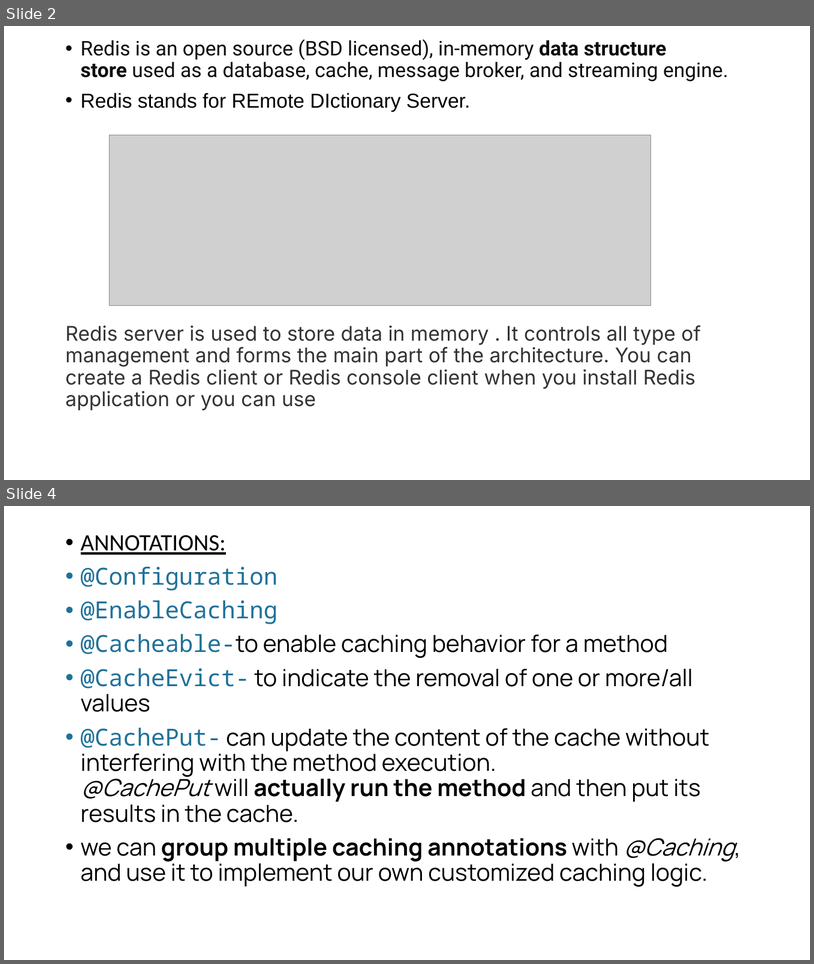
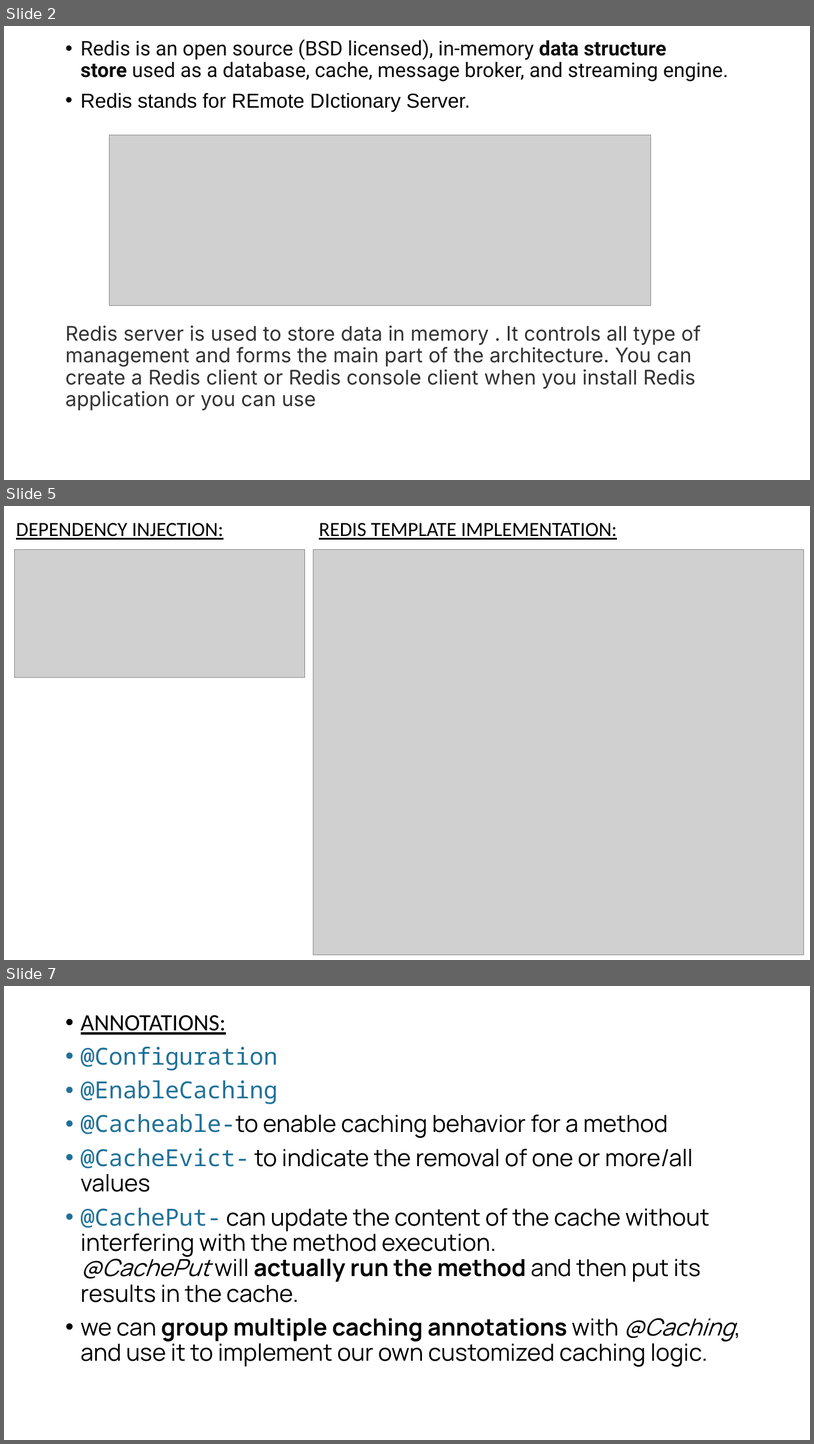
Before and after one commit to vishnuvishal-11/Vishnuvishal, a slide deck: Presentations/REDIS CACHE.pptx. Shown one above the other, each under a label of ours: slides 2 and 4 before the commit, slides 2, 5 and 7 after it; the slides between them are not shown. The pictures are 814x964 and 814x1444 pixels, drawn with LibreOffice and Linux fonts; fonts in the diff are those of the drawing; grey boxes stand for pictures. Boxes give left, top, right and bottom in pixels: in the first picture for what was removed or moved away, otherwise in the second. Text is boxed around its words. In the diff, an @@ line names an element or a change of style, - is before the commit and + after.

```diff
--- a/Presentations/REDIS CACHE.pptx
+++ b/Presentations/REDIS CACHE.pptx
@@ slide 5 added at box(4, 506, 810, 960), background #FFFFFF @@
@@ text added at box(16, 523, 224, 540), 24 pt, text #000000, underline @@
+DEPENDENCY INJECTION:
@@ text added at box(319, 523, 617, 540), 24 pt, text #000000, underline @@
+REDIS TEMPLATE IMPLEMENTATION:
@@ picture added at box(14, 550, 305, 677) @@
@@ picture added at box(313, 550, 804, 954) @@
@@ what was slide 4 is now slide 7 @@
```
Also in this commit, not shown: 1 slide changed, 2 other slides added, 1 other file.
